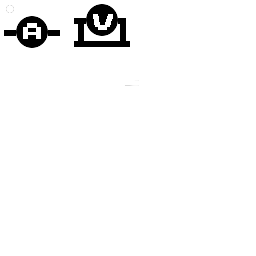
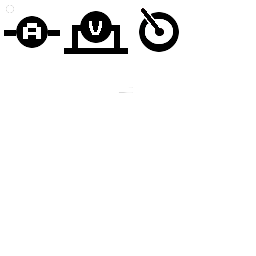
The second 256 × 256 image is a revision of the first. Changes to its layers:
added layer "tacho" above "voltmeter" over [139, 8, 179, 52]
painted on "voltmeter" over [64, 4, 139, 93]
